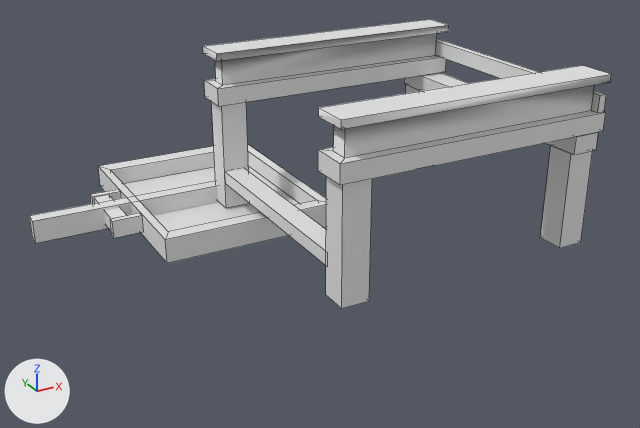
Before and after pictures for a commit that changed the OBJ model src/main/resources/assets/projectsteam_crafting/models/item/mechanical_sieve.obj.
One viewpoint serves both versions: a camera (50 mm lens) standing at (-1.16, -3.0, 1.34) and looking at (0.3, -0.34, 0.01). Every picture has the same lights, and +X, +Y and +Z are marked at lower left. Mesh edges are drawn as thin lines. Materials are left out; every surface is plain grey. Where no turn or scale is listed for an object, it has been applied to the vertices. Vertices at the same position are counted once.

The first picture shows 'arm', 'base', 'sieve.001', 'sieve.002'.
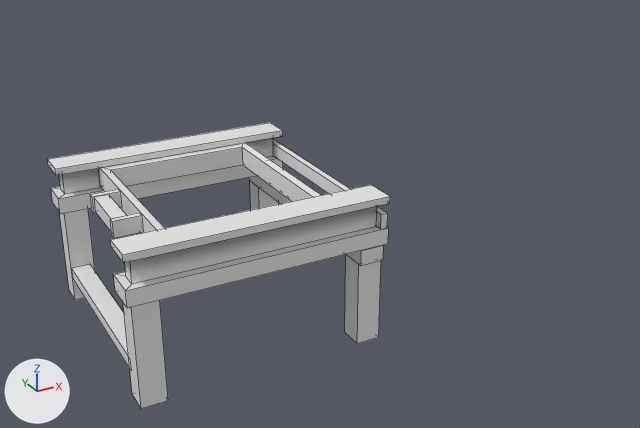
Pixel boxes (x1, y1, x2, y2) of what changed, in the pictures (640 x 428 px; the box of a moved part takes in the faces that stretch with it):
'base', reshaped (16% narrower): before (203, 19, 611, 309); after (48, 123, 390, 409)
'arm', deleted: before (29, 181, 219, 243)
'sieve.001', deleted: before (124, 166, 299, 232)
part 1 of me_base, moved or reshaped: before (435, 38, 606, 113); after (273, 139, 388, 229)
part 2 of me_base, moved or reshaped: before (203, 19, 449, 106); after (48, 123, 283, 213)
part 3 of me_base, moved or reshaped: before (318, 65, 611, 185); after (110, 185, 390, 308)
part 4 of me_base, moved or reshaped: before (404, 73, 598, 155); after (249, 176, 383, 266)
part 5 of me_base, moved or reshaped: before (406, 85, 420, 93); after (345, 255, 381, 344)
part 6 of me_base, moved or reshaped: before (212, 102, 250, 208); after (123, 300, 168, 409)
part 7 of me_base, moved or reshaped: before (326, 177, 372, 309); after (59, 208, 95, 300)
part 8 of me_base, moved or reshaped: before (540, 145, 593, 248); after (250, 181, 279, 210)
part 9 of me_base, moved or reshaped: before (225, 168, 326, 265); after (72, 265, 130, 369)

Diff of the bpy script that builds the scene:
```diff
--- a/src/main/resources/assets/projectsteam_crafting/models/item/mechanical_sieve.obj.py
+++ b/src/main/resources/assets/projectsteam_crafting/models/item/mechanical_sieve.obj.py
@@ me_base @@
 me_base.from_pydata(...)  # 104 vertices, 88 faces; spans x 0.0..1.002, y -1.0..0.0, z 0.006..0.605
 # used by ob_base; location = (0.0, 0.0, 0.0)
+# me_base part 1: the loose piece of 8 vertices spanning x 0.969..0.997, y -0.996..-0.008, z 0.48..0.538 is moved by (-0.5, 0.5, -0.506)
+# me_base part 2: the loose piece of 24 vertices spanning x 0.0..1.002, y -0.13..0.0, z 0.414..0.605 is moved by (-0.5, 0.5, -0.506)
+# me_base part 3: the loose piece of 24 vertices spanning x 0.0..1.002, y -1.0..-0.87, z 0.414..0.605 is moved by (-0.5, 0.5, -0.506)
+# me_base part 4: the loose piece of 8 vertices spanning x 0.885..0.982, y -0.996..-0.004, z 0.35..0.411 is moved by (-0.5, 0.5, -0.506)
+# me_base part 5: the loose piece of 8 vertices spanning x 0.884..0.982, y -0.113..-0.016, z 0.006..0.349 is moved by (-0.5, -0.37, -0.506)
+# me_base part 6: the loose piece of 8 vertices spanning x 0.018..0.116, y -0.113..-0.016, z 0.006..0.419 is moved by (-0.5, -0.37, -0.506)
+# me_base part 7: the loose piece of 8 vertices spanning x 0.018..0.116, y -0.984..-0.887, z 0.006..0.419 is moved by (-0.5, 1.37, -0.506)
+# me_base part 8: the loose piece of 8 vertices spanning x 0.884..0.982, y -0.984..-0.887, z 0.006..0.349 is moved by (-0.5, 1.37, -0.506)
+# me_base part 9: the loose piece of 8 vertices spanning x 0.02..0.098, y -0.893..-0.107, z 0.106..0.155 is moved by (-0.5, 0.5, -0.506)
@@ ob_arm @@
-ob_arm = bpy.data.objects.new('arm', me_arm)
-ob_arm.location = (0.0, 0.0, 0.0)
@@ ob_sieve_001 @@
-ob_sieve_001 = bpy.data.objects.new('sieve.001', me_sieve_001)
-ob_sieve_001.location = (0.0, 0.0, 0.0)
```
